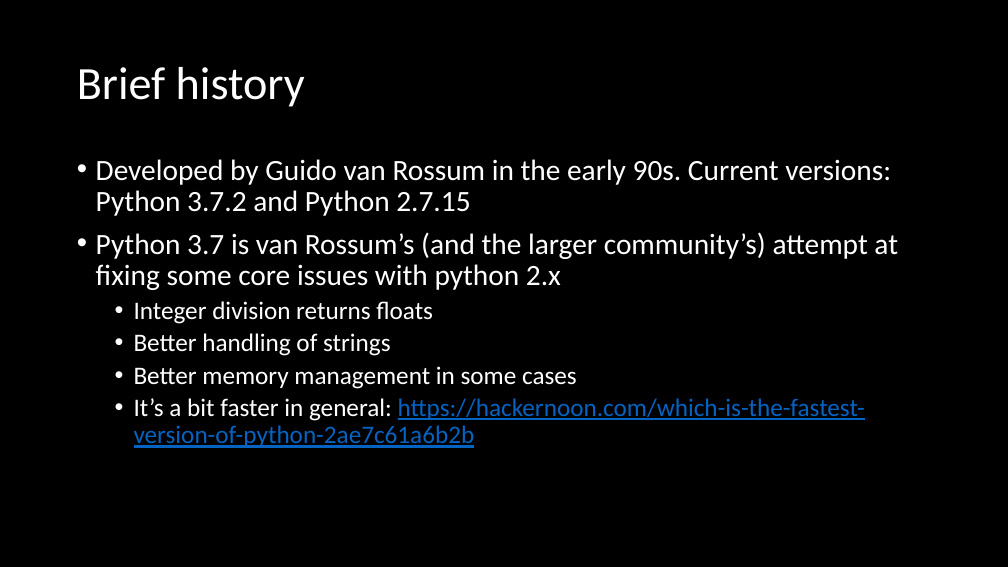
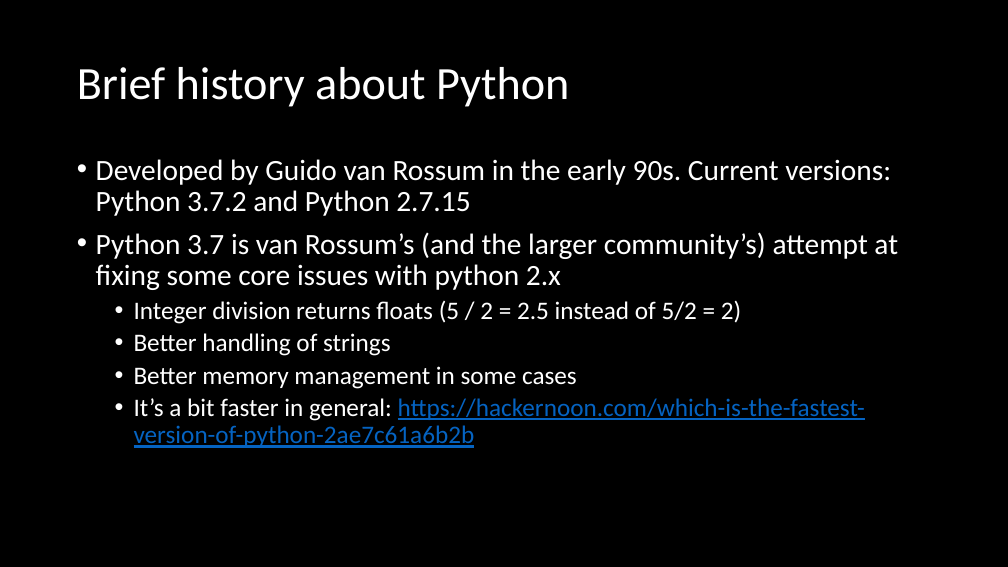
Before and after one commit to mike-babb/intro_to_python, a slide deck: slide 6 of Introduction to Python.pptx (slide 3 before the commit). Drawn at 1008x567 pixels with LibreOffice and Linux fonts; fonts in the diff are those of the drawing. Boxes give left, top, right and bottom in pixels: in the first picture for what was removed or moved away, otherwise in the second. Text is boxed around its words. In the diff, an @@ line names an element or a change of style, - is before the commit and + after.

```diff
--- a/Introduction to Python.pptx
+++ b/Introduction to Python.pptx
@@ title at [77,67,569,107]: text changed @@
-Brief history
+Brief history about Python
@@ text at [134,301,741,324]: text changed @@
-  • Integer division returns floats
+  • Integer division returns floats (5 / 2 = 2.5 instead of 5/2 = 2)
```
Also in this commit, not shown: 4 other slides changed, 5 slides added, 13 other files.
